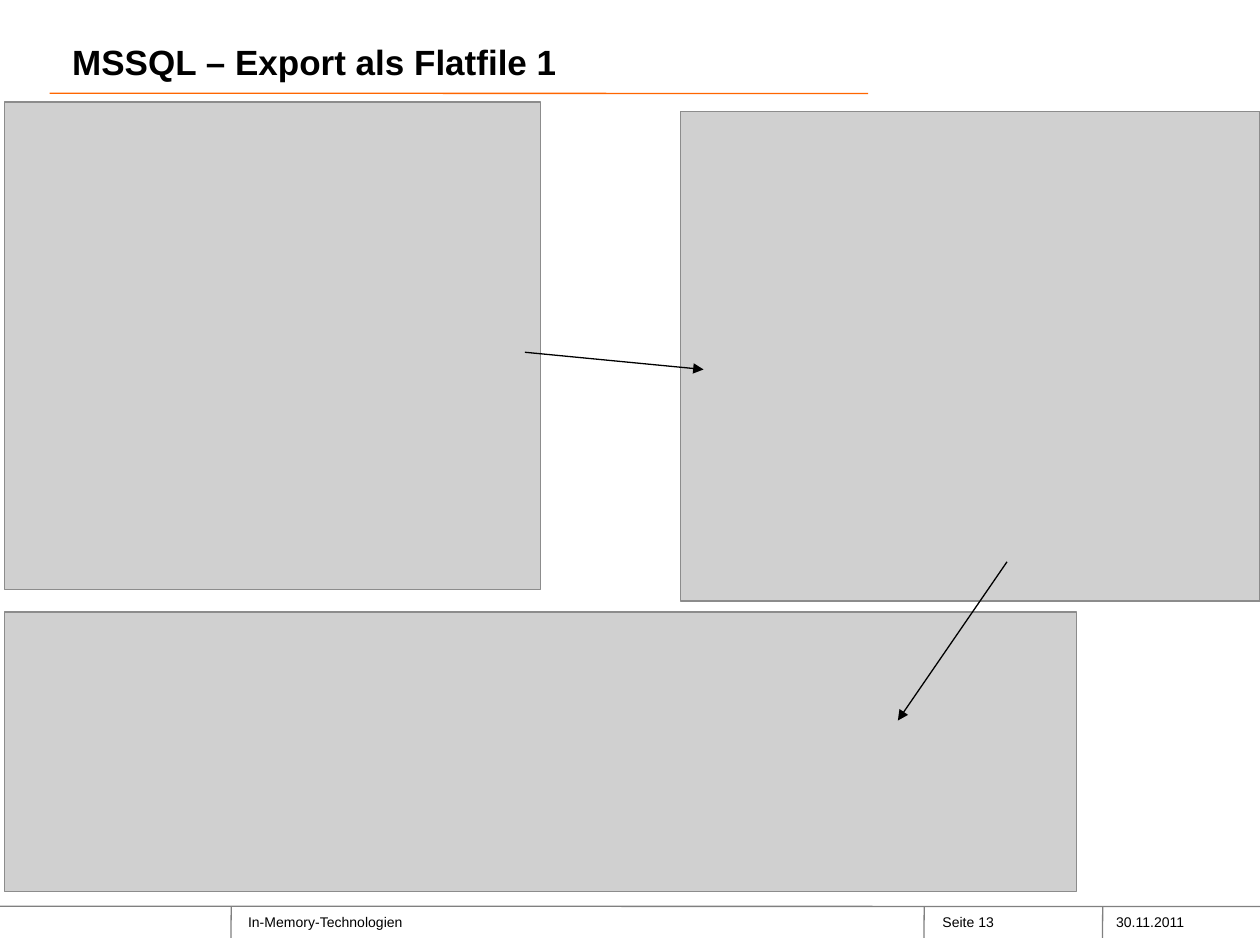
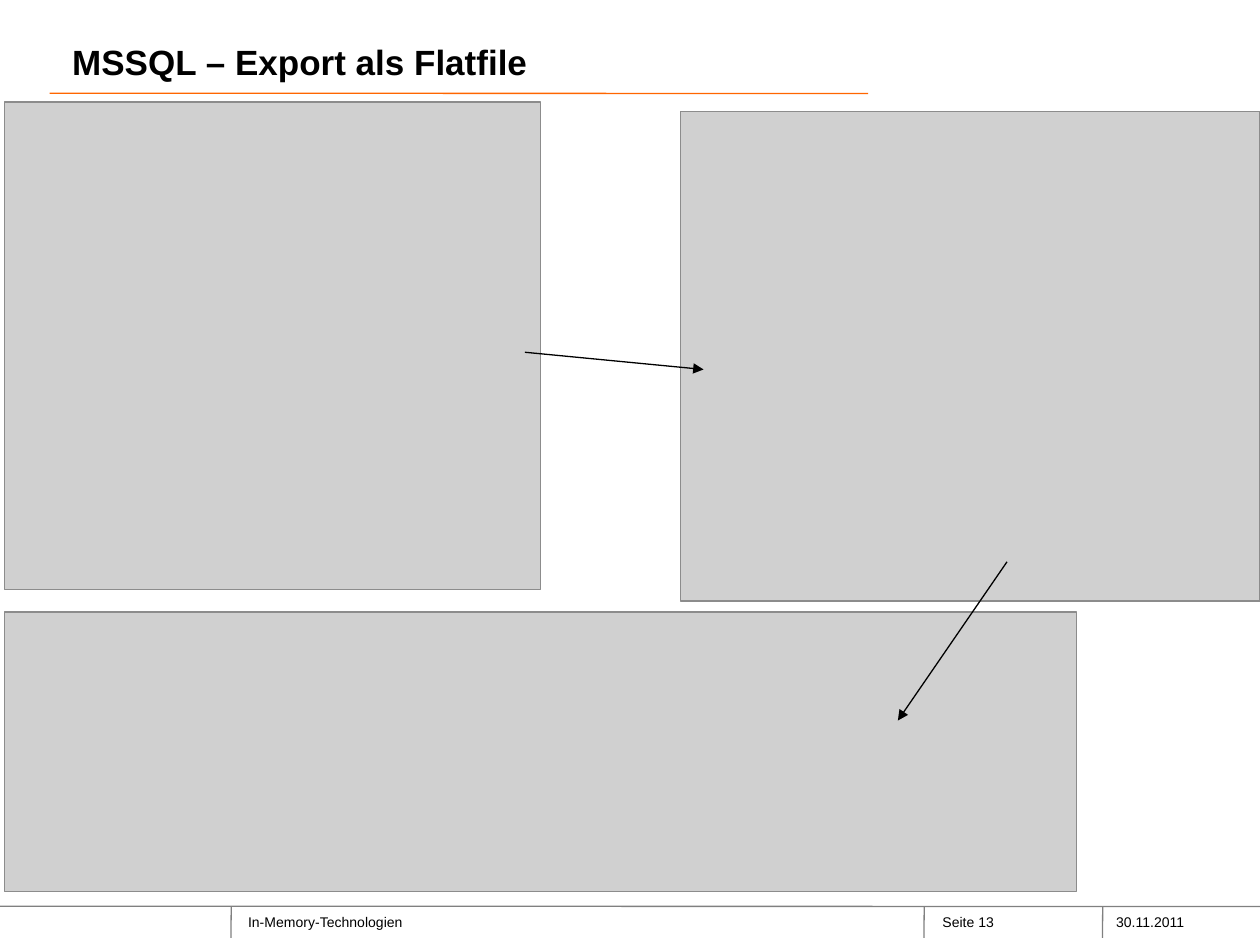
Before and after one commit to Philwi/ProjektseminarInMemory, a slide deck: slide 13 of Moritz.pptx. Drawn at 1260x945 pixels with LibreOffice and Linux fonts; fonts in the diff are those of the drawing; grey boxes stand for pictures; background and template pictures are left out. Boxes give left, top, right and bottom in pixels: in the first picture for what was removed or moved away, otherwise in the second. Text is boxed around its words. In the diff, an @@ line names an element or a change of style, - is before the commit and + after.

```diff
--- a/Moritz.pptx
+++ b/Moritz.pptx
@@ title at (x1=72, y1=49, x2=527, y2=82): text changed @@
-MSSQL – Export als Flatfile 1
+MSSQL – Export als Flatfile
```
Also in this commit, not shown: 8 other slides changed, 3 slides added, 3 slides removed.
